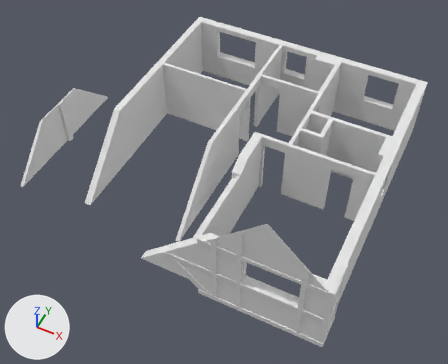
Two versions of the glTF model na-project-portal/26-Projects/SK02__AscottGardens/30__TrueVision__AppContent/DesignPhase01__ConceptDesign__ExistingBuilding/SK02__Storey__FirstFloor__ExistingWalls__MeshModel__.glb, one commit apart.
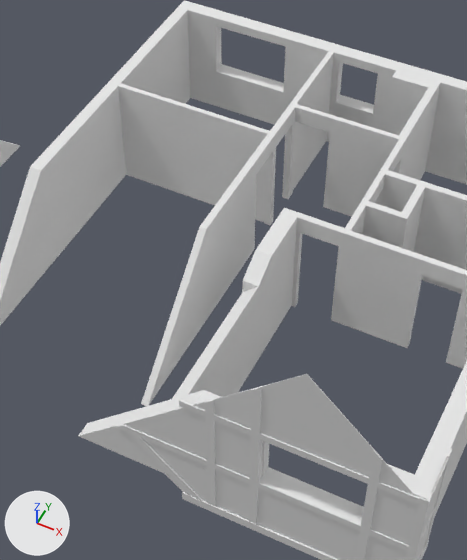
Each version is shown whole from a 50 mm lens placed at (22.99, 0.44, 18.87), pointed at (16.69, 13.02, 3.14), then close up on the part from 22% to 80% of the width and 4% to 90% of the height. Every picture has the same lights, and +X, +Y and +Z are marked at lower left. The first two pictures are the older version. Vertices at exactly the same position are counted once.

Objects in the first close-up: '11__ExistingBuilding__Walls::Default'.
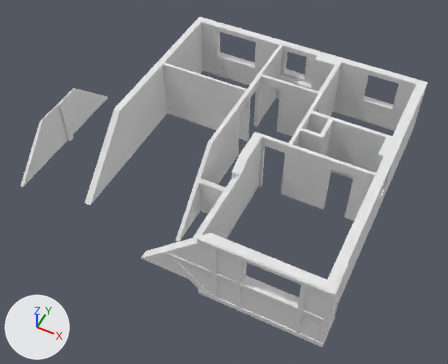
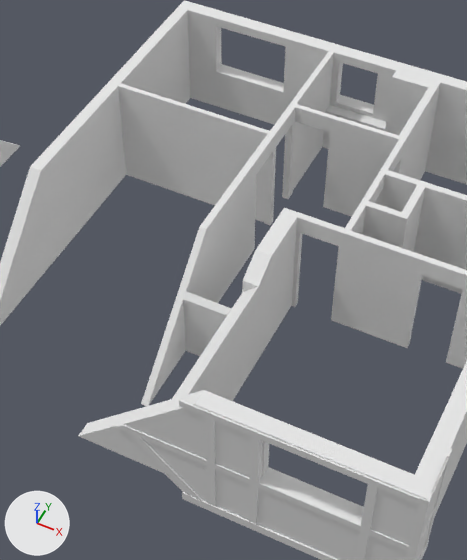
Pixel boxes (x1, y1, x2, y2) of what changed, in the close-ups (467 x 560 px):
part 1 of me_mesh_0_11__existingbuilding__walls__default, deleted
    before: (193, 374, 415, 496)
part 2 of me_mesh_0_11__existingbuilding__walls__default, built on
    both: (148, 53, 428, 406)

The change, as a list of edits to the scene's bpy script:
```text
Change me_mesh_0_11__existingbuilding__walls__default:
    used by ob_11__existingbuilding__walls__default; location = (0.0, 0.0, 0.0)
    remove me_mesh_0_11__existingbuilding__walls__default.from_pydata(...)  # 468 vertices, 922 faces; spans x 10.0..21.75, y 9.36..19.0, z 2.06..6.72
    add me_mesh_0_11__existingbuilding__walls__default.from_pydata(...)  # 436 vertices, 866 faces; spans x 10.0..21.75, y 9.36..19.0, z 2.06..4.94
    me_mesh_0_11__existingbuilding__walls__default part 1: the loose piece of 42 vertices spanning x 17.9..21.52, y 9.37..9.4, z 4.91..6.72 is deleted
    me_mesh_0_11__existingbuilding__walls__default part 2
    3 vertices are removed from x 16.31..17.68, y 18.44..18.67, z 2.57
    22 faces are deleted
    13 vertices are added at x 16.31..17.68, y 11.95..18.67, z 2.57..4.12
    46 new faces join them
```
